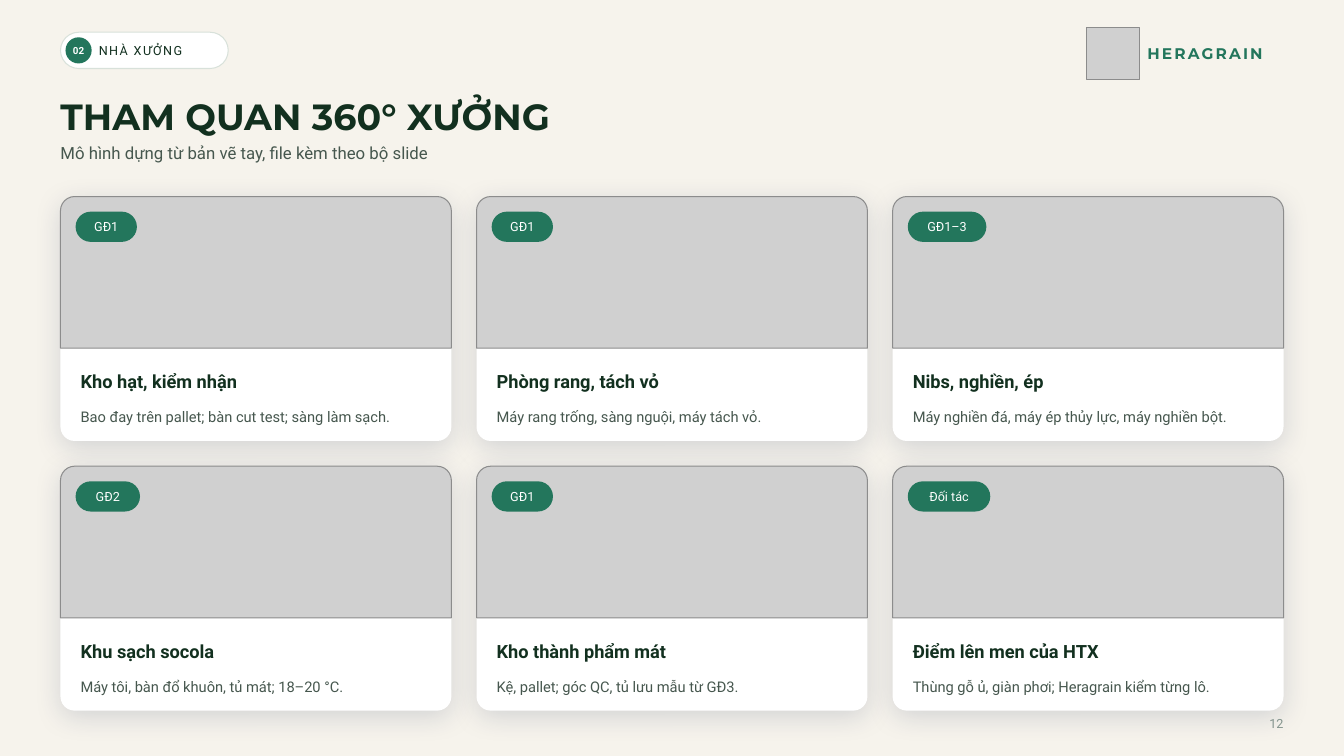
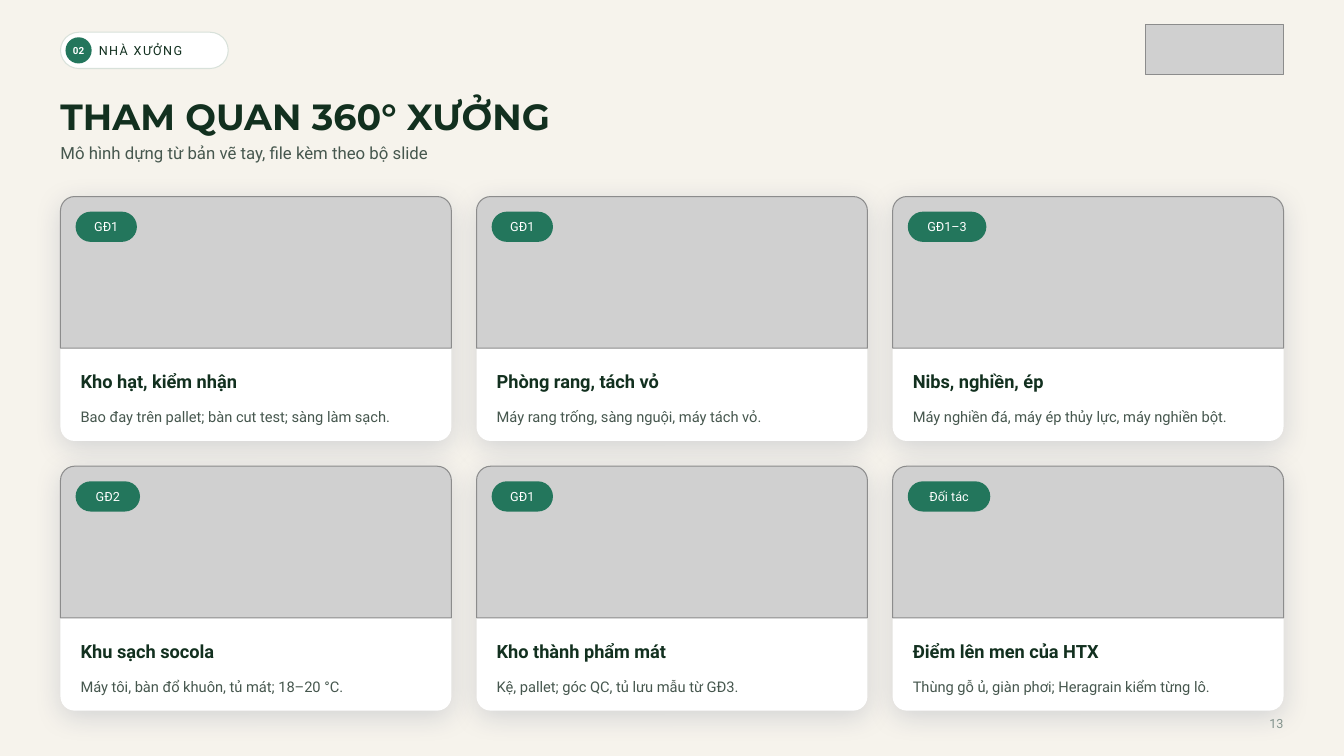
Before and after one commit to dakojsc-maker/ATL--DAKO, a slide deck: slide 13 of heragrain-cacao/2-tong-quan-bo-may/Heragrain-Cacao_Tong-quan-bo-may-quy-trinh-chung-nhan.pptx (slide 12 before the commit). Drawn at 1344x756 pixels with LibreOffice and Linux fonts; fonts in the diff are those of the drawing; grey boxes stand for pictures; background and template pictures are left out. Boxes give left, top, right and bottom in pixels: in the first picture for what was removed or moved away, otherwise in the second. Text is boxed around its words. In the diff, an @@ line names an element or a change of style, - is before the commit and + after.

```diff
--- a/heragrain-cacao/2-tong-quan-bo-may/Heragrain-Cacao_Tong-quan-bo-may-quy-trinh-chung-nhan.pptx
+++ b/heragrain-cacao/2-tong-quan-bo-may/Heragrain-Cacao_Tong-quan-bo-may-quy-trinh-chung-nhan.pptx
@@ picture removed at (x1=1087, y1=27, x2=1139, y2=80) @@
@@ picture added at (x1=1145, y1=24, x2=1284, y2=75) @@
@@ text removed at (x1=1147, y1=48, x2=1262, y2=59) @@
-HERAGRAIN
@@ text at (x1=1269, y1=719, x2=1283, y2=728): text changed @@
-12
+13
```
Also in this commit, not shown: 26 other slides changed, 2 slides added, 32 other files.
